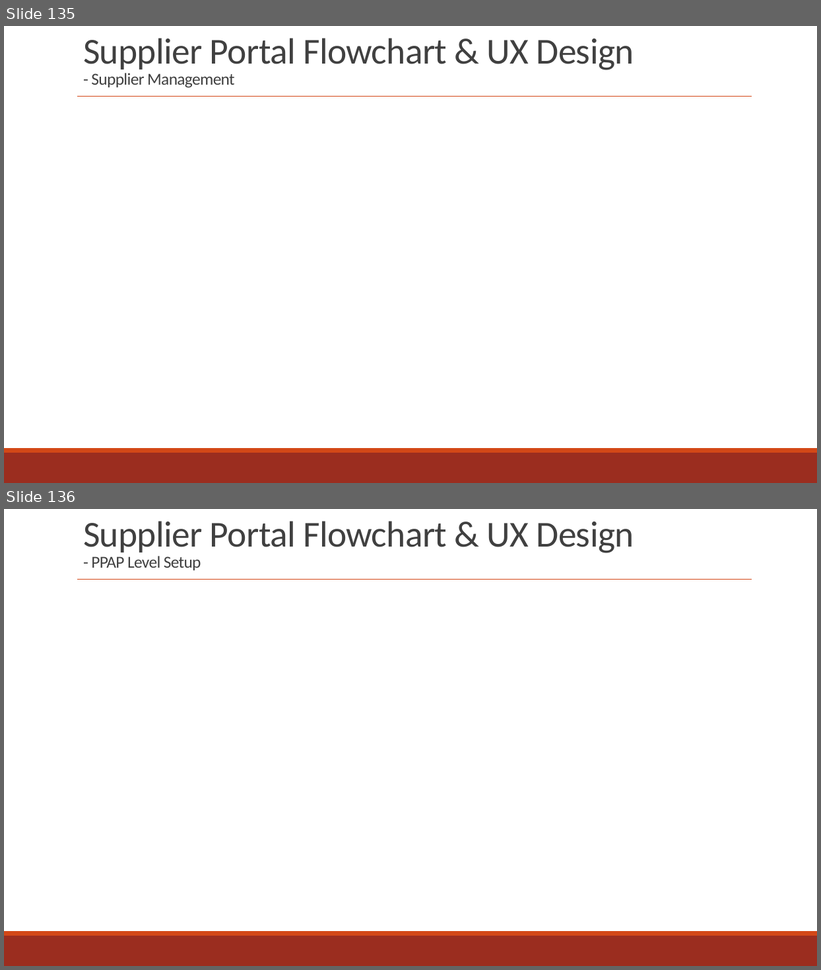
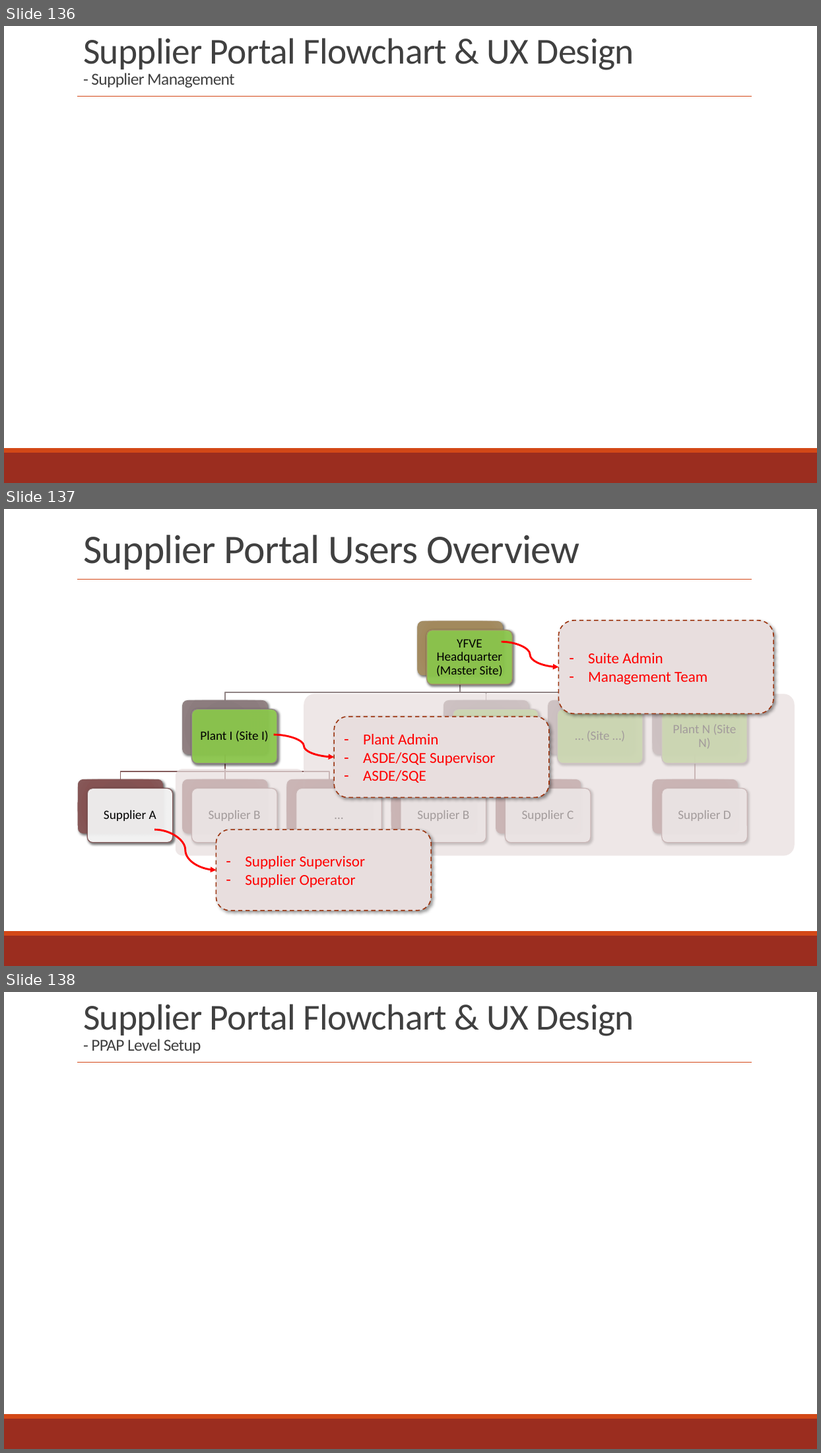
Before and after one commit to zyw9963/YFVE-supplier-portal, a slide deck: projects/YanFeng/02 System Design/User Stories/Flowcharts/Supplier FlowCharts & UX.pptx. Shown one above the other, each under a label of ours: slides 135 and 136 before the commit, slides 136, 137 and 138 after it. The pictures are 821x970 and 821x1453 pixels, drawn with LibreOffice and Linux fonts; fonts in the diff are those of the drawing. Boxes give left, top, right and bottom in pixels: in the first picture for what was removed or moved away, otherwise in the second. Text is boxed around its words. In the diff, an @@ line names an element or a change of style, - is before the commit and + after.

```diff
--- a/projects/YanFeng/02 System Design/User Stories/Flowcharts/Supplier FlowCharts & UX.pptx
+++ b/projects/YanFeng/02 System Design/User Stories/Flowcharts/Supplier FlowCharts & UX.pptx
@@ slide 137 added at (x1=4, y1=509, x2=817, y2=966), background #FFFFFF; not listed: 4 template elements that a slide beside it also shows @@
@@ title added at (x1=83, y1=535, x2=580, y2=570), 48 pt, text #404040 @@
+Supplier Portal Users Overview
@@ rounded rectangle added at (x1=559, y1=621, x2=774, y2=714), fill #E8DEDE, outline #9C3511 1.25 pt dashed, 18 pt, text #FF0000 @@
+– Suite Admin
+– Management Team
@@ curved arrow added from (502, 642) to (559, 667), #FF0000 2.25 pt @@
@@ rounded rectangle added at (x1=304, y1=694, x2=795, y2=856), fill #E8DEDE at 70% opacity @@
@@ rounded rectangle added at (x1=334, y1=717, x2=549, y2=798), fill #E8DEDE, outline #9C3511 1.25 pt dashed, 18 pt, text #FF0000 @@
+– Plant Admin
+– ASDE/SQE Supervisor
+– ASDE/SQE
@@ curved arrow added from (274, 735) to (334, 757), #FF0000 2.25 pt @@
@@ rounded rectangle added at (x1=176, y1=770, x2=304, y2=856), fill #E8DEDE at 70% opacity @@
@@ group added at (x1=78, y1=621, x2=748, y2=843): 22 rounded rectangles, 10 texts, 8 freeform shapes @@
+YFVE Headquarter (Master Site)
+Plant I (Site I)
+Supplier A
+Supplier B
+…
+Supplier B
+Supplier C
+… (Site …)
+Plant N (Site N)
+Supplier D
@@ curved arrow added from (154, 830) to (217, 871), #FF0000 2.25 pt @@
@@ rounded rectangle added at (x1=217, y1=830, x2=432, y2=911), fill #E8DEDE, outline #9C3511 1.25 pt dashed, 18 pt, text #FF0000 @@
+– Supplier Supervisor
+– Supplier Operator
@@ what was slide 135 is now slide 136 @@
@@ what was slide 136 is now slide 138 @@
```
Also in this commit, not shown: 16 slides changed, 2 other slides added, 1 slide removed, 3 other files.
